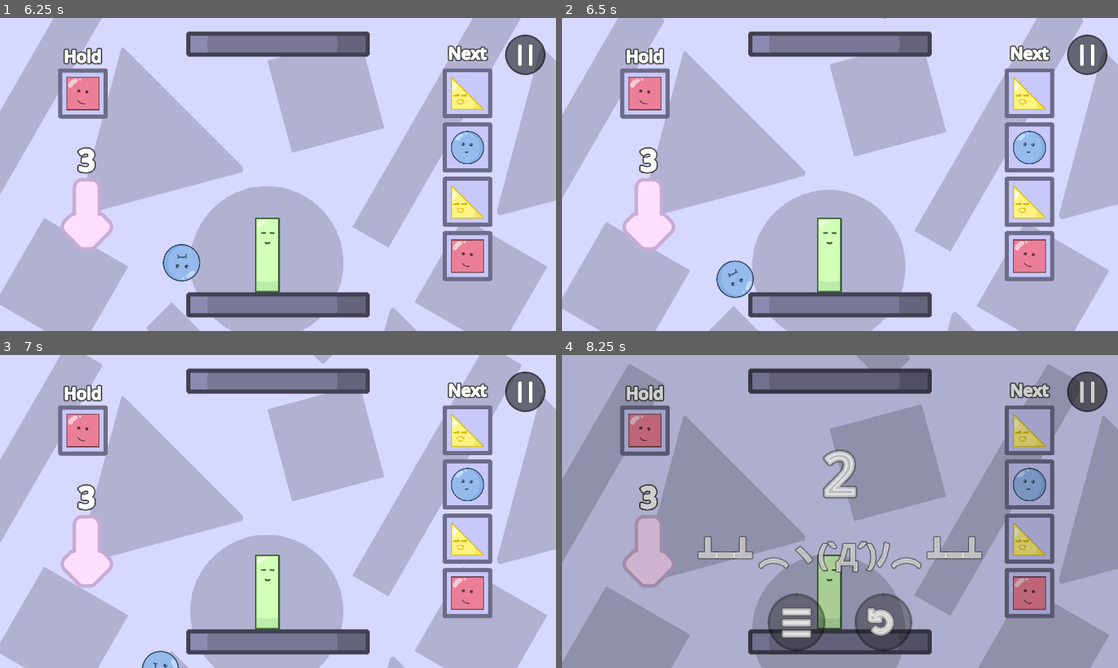
Above: before the commit, frames 1-4 (two rows, left to right).
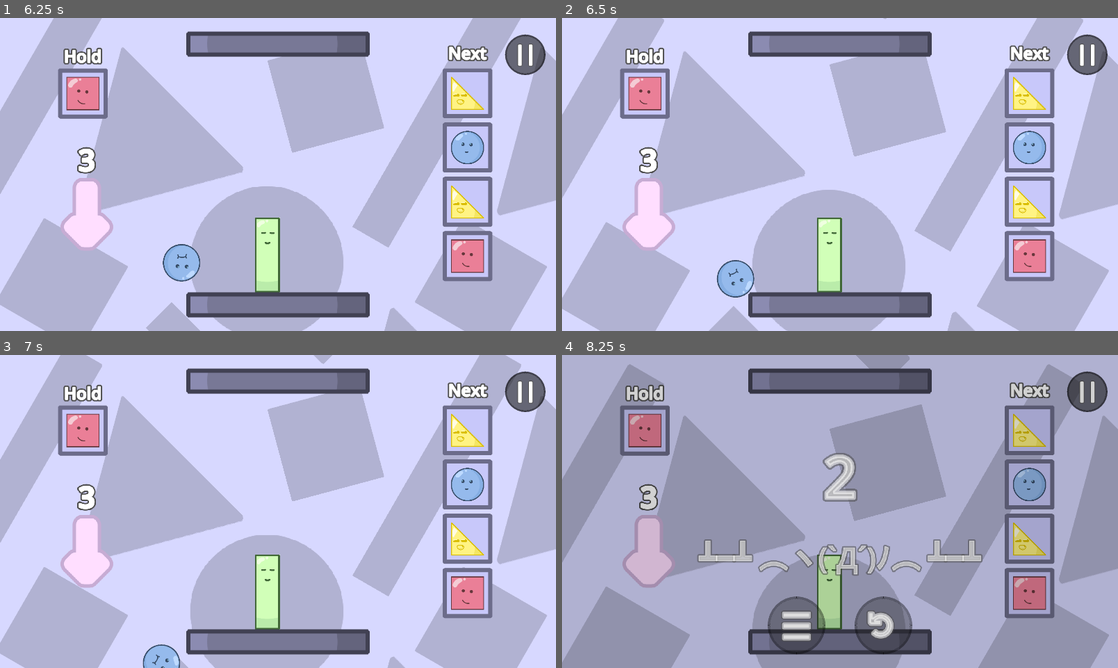
Above: after the commit, the same moments.

Repository: nullishew/game-jam-palindome
Game: Godot game, scene res://scenes/menu.tscn
The game is run twice, just before and just after one commit, with the same random seed, the same clock (stepped at 60 frames per second) and the same inputs.
Inputs (mouse positions are in pixels of both pictures, inside the frame that each line leads up to):
- Up to frame 1 (6.25 s): click "Start" at 0.5 s; click "Start" at 1.25 s; move the mouse to (250, 237) at 2.02 s; hold Right (move_piece_right) 2.03-3.53 s; tap Space (drop_piece) at 2.1, 3.6, 5.1 s; move the mouse to (444, 221) at 2.77 s; tap Tab (hold_piece) at 2.85, 4.35, 5.85 s; move the mouse to (111, 127) at 3.52 s; hold Left (move_piece_left) 3.53-5.78 s; move the mouse to (305, 174) at 4.27 s; move the mouse to (194, 96) at 5.02 s; move the mouse to (400, 158) at 5.77 s; hold Right (move_piece_right) from 5.78 s (still down)
- Up to frame 2 (6.5 s): keep holding Right (move_piece_right)
- Up to frame 3 (7 s): keep holding Right (move_piece_right); move the mouse to (166, 527) at 6.52 s; tap Space (drop_piece) at 6.6 s
- Up to frame 4 (8.25 s): keep holding Right (move_piece_right); move the mouse to (895, 442) at 7.27 s; tap Tab (hold_piece) at 7.35 s; move the mouse to (812, 574) at 8.02 s; tap Space (drop_piece) at 8.1 s

Frame 1 is identical in both runs. In frame 2, 0.1% of the frame differs, in the area x 27-35%, y 77-90%; in frame 3, 0.2%; in frame 4, 3.2%, in the area x 24-76%, y 30-96%.

Commit message:
increase circle piece angular drag

Diff:
--- a/scenes/pieces/circle_piece.tscn
+++ b/scenes/pieces/circle_piece.tscn
@@ -15,7 +15,7 @@
 mass = 20.0
 physics_material_override = SubResource("PhysicsMaterial_2c6lj")
 linear_damp = 2.0
-angular_damp = 3.0
+angular_damp = 6.0
 script = ExtResource("1_14j71")
 sprite = NodePath("Sprite2D")
 collision_shape = NodePath("CollisionShape2D")
